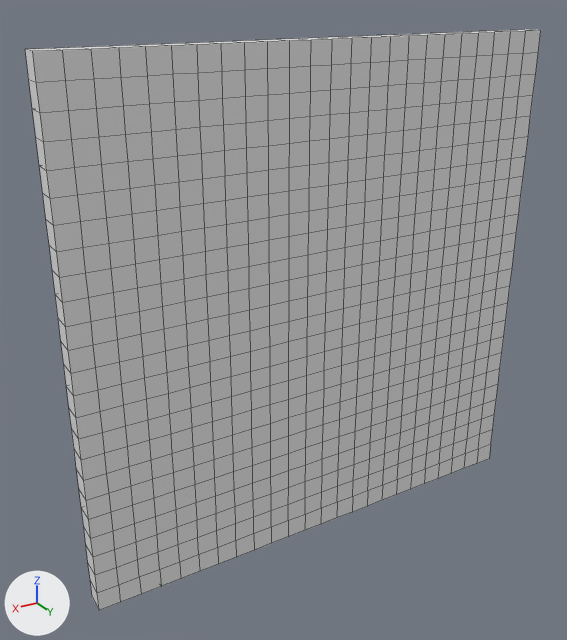
The OBJ model WindingTale/Assets/Resources/Maps/ShapePanel1/Shape_1_108.obj as it was, and as the next commit left it.
Before and after are seen from a 50 mm lens placed at (31.0, 4.9, 26.1), pointed at (13.7, -23.9, 11.7). The lights are fixed; the arrows at lower left show +X, +Y and +Z. Mesh edges are drawn as thin lines. Where no turn or scale is listed for an object, it has been applied to the vertices. Vertices at the same position are counted once.

Names of what the first picture shows: 'Shape_1_108'.
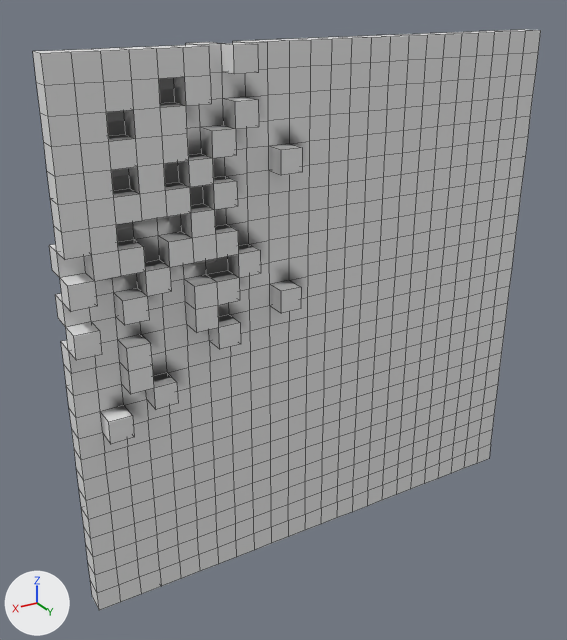
What the commit changed:
me_shape_1_108 is used by ob_shape_1_108; location (0.0, 0.0, 0.0).
me_shape_1_108 had 1250 vertices, 1248 faces and spanned x 0.0..24.0, y -24.0..-23.0, z 0.0..24.0.
me_shape_1_108 now has 1350 vertices, 1472 faces and spans x 0.0..24.0, y -24.0..-22.0, z 0.0..24.0.
Part 1, on me_shape_1_108:
11 vertices are removed from x 19.0..24.0, y -24.0, z 18.0..24.0.
128 faces are deleted.
10 vertices in x 21.0..24.0, y -24.0, z 19.0..24.0 move by (0.0, 2.0, 0.0).
1 vertex is added at (22.0, -22.0, 23.0).
103 new vertices lie (0.0, 1.0, 0.0) away from vertices in x 14.0..24.0, y -23.0, z 9.0..24.0.
7 new vertices lie (1.0, 0.0, 0.0) away from vertices in x 19.0..22.0, y -22.0, z 18.0..23.0.
352 new faces join them.

Changed parts and their boxes [x1, y1, x2, y2] in the pictures (567 x 640 px):
'Shape_1_108', reshaped
    before: [25, 29, 541, 611]
    after: [33, 29, 541, 611]
part 1 of me_shape_1_108, built on
    before: [25, 41, 290, 433]
    after: [33, 41, 302, 444]
